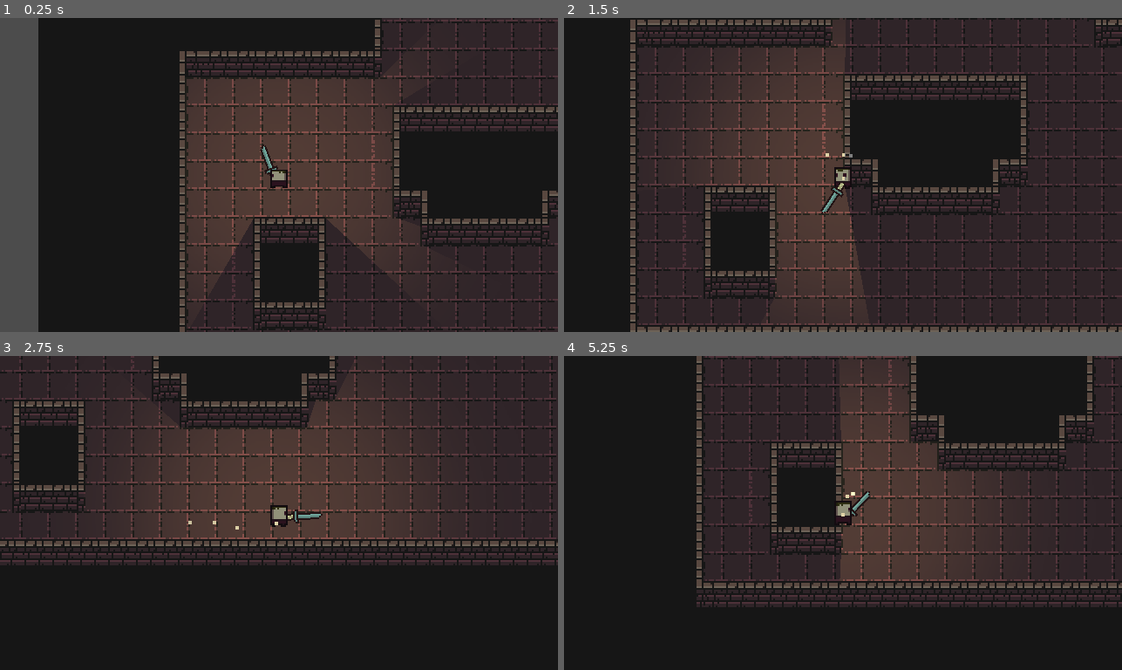
Above: before the commit, frames 1-4 (two rows, left to right).
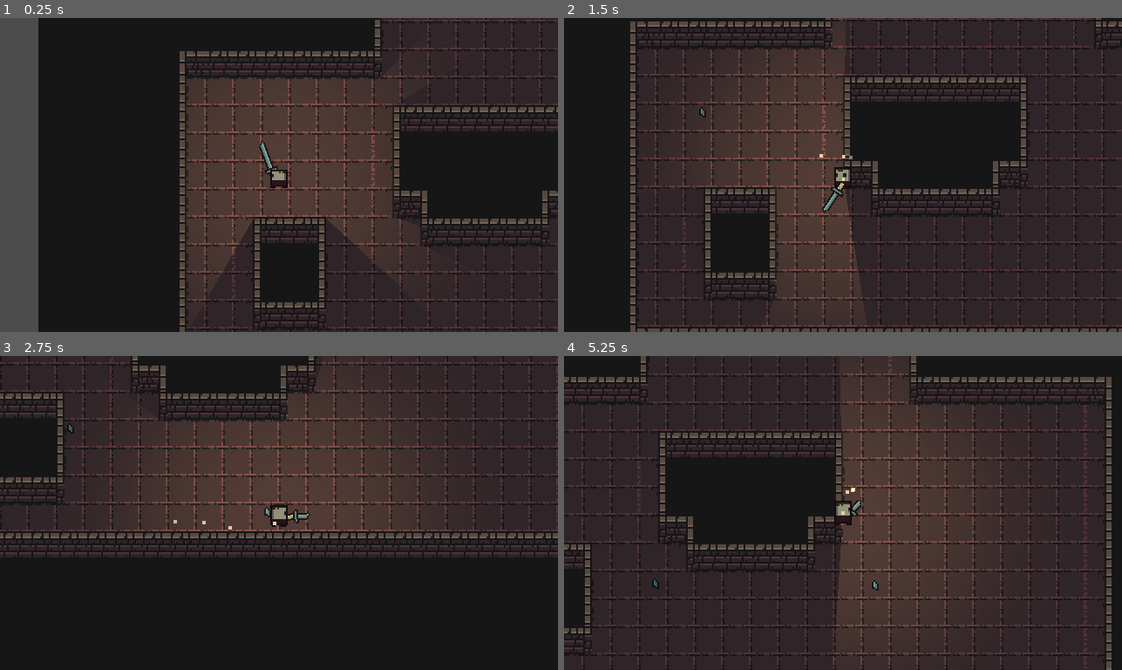
Above: after the commit, the same moments.

Repository: SleepingPhoenix1/Ai-test
Game: Godot game, scene res://main_scene.tscn
Same seed, same stepped clock (60 frames per second), same inputs: the game is played once before the commit and once after it. The engine's default icon, where the game draws it, is replaced by a stand-in: a white triangle on a blue panel in a dark square.
Inputs (mouse positions are in pixels of both pictures, inside the frame that each line leads up to):
- Up to frame 1 (0.25 s): no input
- Up to frame 2 (1.5 s): tap Enter at 0.5 s; move the mouse to (965, 159) at 0.52 s; hold D (right) 0.53-1.28 s; right-click (965, 159) at 0.6 s; move the mouse to (731, 190) at 1.27 s; hold S (down) from 1.28 s (still down); click (731, 190) at 1.35 s
- Up to frame 3 (2.75 s): right-click (167, 528) at 1.55 s; move the mouse to (334, 443) at 2.02 s; release S (down) at 2.03 s; hold D (right) from 2.03 s (still down); right-click (334, 443) at 2.1 s
- Up to frame 4 (5.25 s): move the mouse to (815, 575) at 2.77 s; release D (right) at 2.78 s; hold W (up) 2.78-3.53 s; right-click (815, 575) at 2.85 s; move the mouse to (1010, 560) at 3.52 s; hold A (left) 3.53-5.03 s; click (1010, 560) at 3.6 s; right-click (1010, 560) at 3.8 s; move the mouse to (675, 465) at 4.27 s; right-click (675, 465) at 4.35 s; move the mouse to (870, 513) at 5.02 s; hold S (down) from 5.03 s (still down); right-click (870, 513) at 5.1 s

The runs differ from the first frame. In frame 1, less than 0.1% of the frame differs, in the area x 46-48%, y 39-42%; in frame 2, 21%; in frame 3, 26%; in frame 4, 58%, in the area x 0-100%, y 0-100%.

Commit message:
added shooting
Added a sword piece, made it shootable, made sword longer, the bigger the sword the slower you are

Diff:
--- a/Bullet.tscn
+++ b/Bullet.tscn
@@ -8,7 +8,7 @@
 
 [node name="Bullet" type="KinematicBody2D"]
 collision_layer = 16
-collision_mask = 0
+collision_mask = 4
 script = ExtResource( 2 )
 
 [node name="SowrdBullet1" type="Sprite" parent="."]
--- a/Bullet_1.gd
+++ b/Bullet_1.gd
@@ -1,20 +1,36 @@
 extends KinematicBody2D
 
 var deceleration
+var pl_posit
 
-
-func _ready():
-	shoot_bullet(300,0.05)
 
 var velocity = Vector2.ZERO
 
 func shoot_bullet(start_vel, decel):
-	velocity.x = start_vel
+	velocity = start_vel
 	deceleration = decel
 
 
 func _process(delta):
 	move_and_slide(velocity,Vector2.UP)
 	velocity = velocity.linear_interpolate(Vector2.ZERO, deceleration)
-	if velocity.x <=0.1:
+	if abs(velocity.x) <=1:
 		velocity.x = 0
+	if abs(velocity.y) <=1:
+		velocity.y = 0
+
+	if get_slide_count() > 0:
+		var collision = get_slide_collision(0)
+		if collision != null:
+			velocity = velocity.bounce(collision.normal)
+
+
+func move_to_player():
+	pl_posit = Global.Player.global_position
+	pl_posit = Global.Player.global_position
+	if global_position !=pl_posit:
+		global_position = global_position.linear_interpolate(pl_posit,0.05)
+		if abs(global_position.x - pl_posit.x) <2:
+			global_position.x = pl_posit.x
+		if abs(global_position.y - pl_posit.y) <2:
+			global_position.y = pl_posit.y
--- a/Player.tscn
+++ b/Player.tscn
@@ -249,7 +249,11 @@
 scale = 2.0
 color = Color( 0.701961, 0.701961, 0.701961, 1 )
 
+[sub_resource type="RectangleShape2D" id=31]
+extents = Vector2( 40, 40 )
+
 [node name="Player" type="KinematicBody2D" groups=["Player"]]
+z_index = 1
 collision_layer = 2
 collision_mask = 12
 script = ExtResource( 1 )
@@ -344,3 +348,11 @@
 lifetime = 0.5
 local_coords = false
 process_material = SubResource( 30 )
+
+[node name="Pickup_area" type="Area2D" parent="."]
+collision_layer = 0
+collision_mask = 16
+monitorable = false
+
+[node name="CollisionShape2D" type="CollisionShape2D" parent="Pickup_area"]
+shape = SubResource( 31 )
--- a/player.gd
+++ b/player.gd
@@ -6,7 +6,7 @@
 
 var mouse_vector = Vector2.ZERO
 
-var MAX_SPEED = 110
+var MAX_SPEED = 130
 var ACCELERATION = 30
 
 onready var AnimTree = $AnimationTree
@@ -14,6 +14,9 @@
 
 
 onready var bullet_1 = preload("res://Bullet.tscn")
+
+
+var ammo = 3
 
 
 func _ready():
@@ -29,6 +32,23 @@
 	#gets mouse direction relative to the player
 	mouse_vector = Vector2(sign(get_global_mouse_position().x-global_position.x),sign(get_global_mouse_position().y-global_position.y))
 
+	if Input.is_action_just_pressed("right_click") and ammo > 0:
+		_shooting()
+
+
+
+	if $Pickup_area.get_overlapping_bodies().size()>0:
+		for i in $Pickup_area.get_overlapping_bodies().size():
+			var body = $Pickup_area.get_overlapping_bodies()[i]
+			if body.velocity == Vector2.ZERO:
+				body.move_to_player()
+			if body.global_position == global_position:
+				body.queue_free()
+				ammo +=1
+				print(ammo)
+
+
+
 
 func controls():
 	#get input direction
@@ -42,11 +62,12 @@
 	if direction != Vector2.ZERO:
 		velocity += direction * ACCELERATION
 		#max speed
-		velocity = velocity.clamped(MAX_SPEED)
+		velocity = velocity.clamped(MAX_SPEED-ammo*13)
 
 	else:
 		#interpolates velocity to 0 aka deceleration
 		velocity = velocity.linear_interpolate(Vector2.ZERO, 0.15)
+
 
 	move_and_slide(velocity, Vector2.UP)
 
@@ -71,6 +92,11 @@
 		animNode.travel("idle")
 		$footsteps.emitting = false
 
+	$sword/Area2D/Sword1.frame = 2-(ammo-1)
 
 func _shooting():
-	pass
+	var bullet_inst = bullet_1.instance()
+	get_parent().get_node("TileMap").add_child(bullet_inst)
+	bullet_inst.global_position = global_position
+	bullet_inst.shoot_bullet(Vector2(get_global_mouse_position().x-global_position.x,get_global_mouse_position().y-global_position.y).normalized()*300,0.025)
+	ammo -=1
--- a/project.godot
+++ b/project.godot
@@ -25,6 +25,7 @@
 window/size/test_width=1280
 window/size/test_height=720
 window/stretch/mode="2d"
+window/stretch/aspect="keep"
 
 [importer_defaults]
 
Not shown: 1 places in Player.tscn that only renumber resources
Binary file changed: sword_1.png
